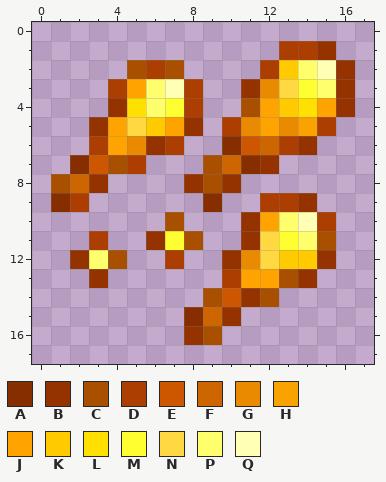
Pixel-art sprite -- src/main/resources/assets/spells_and_shields/textures/spell/flamethrower.png. This is how it looked before the edit.
The file is 18x18 pixels.
Palette (. is transparent): A #862e00  B #953300  C #a84f00  D #ab3e00  E #cd5600  F #cd6500  G #ea8a00  H #f8a300  J #ffa300  K #ffcb00  L #ffe000  M #fffe31  N #ffd842  P #ffff6e  Q #ffffb5
Pixels before, first column x 1:
 1 ............DDB.
 2 ....CDC....DKPQB
 3 ...DJPQD..BGNMPB
 4 ...BLPMD..CJKLJB
 5 ..BJNKJB.DGJGHD.
 6 ..DJGBD..AEFDB..
 7 .AECD...CFAB....
 8 CFB....BCB......
 9 AD......A..DDB..
10 ......C...BJPQD.
11 ..D..BMC..BNMPC.
12 .BPC..D..BGNKKB.
13 ..B......DJJCB..
14 ........CEBC....
15 .......AFB......
16 .......BC.......
Now the later version:
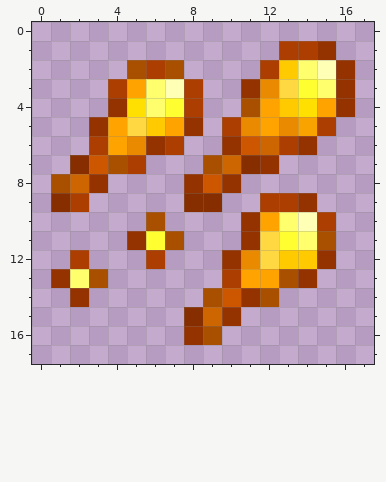
The edit:
Changed rows in their new state; - is an unchanged pixel.
first column x 1:
 6 ---------B
 8 --------E-
 9 -------A--
10 -----C.---
11 --.-BMC.--
12 -D..-D.---
13 BPC-------
14 -B--------
